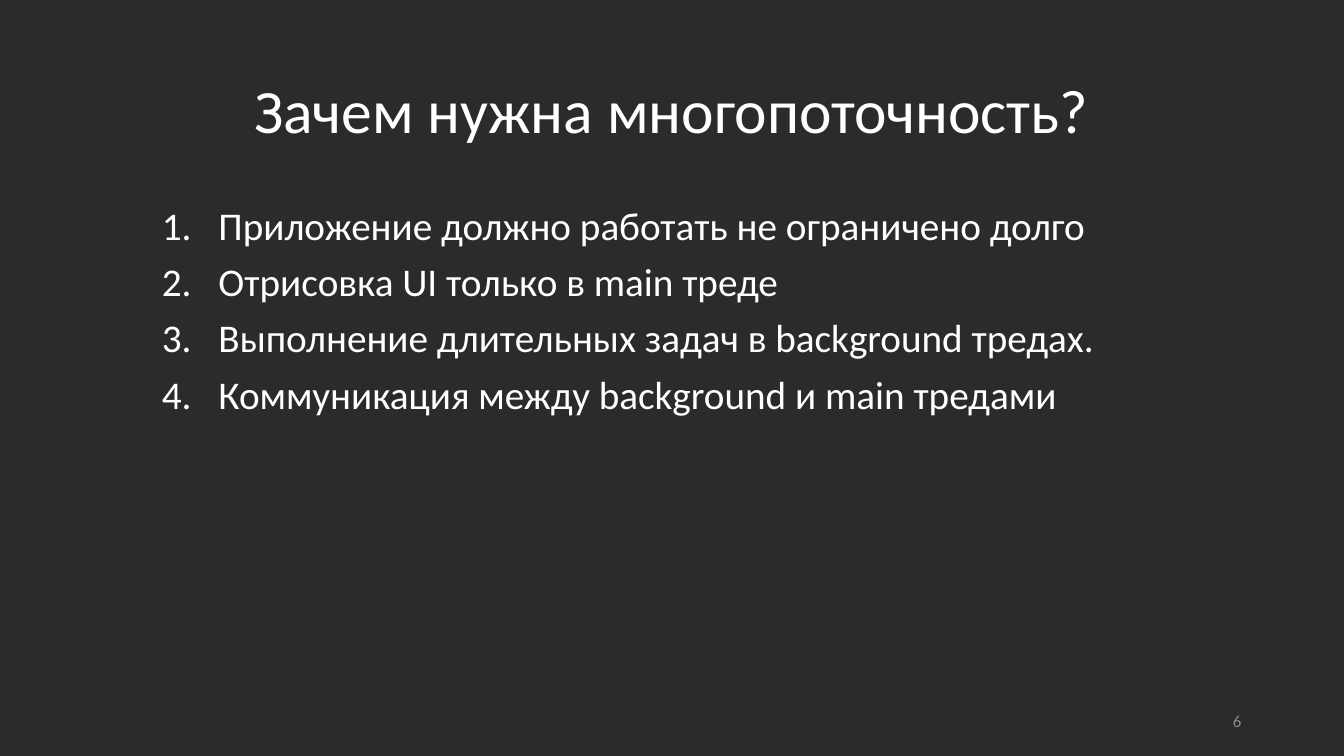
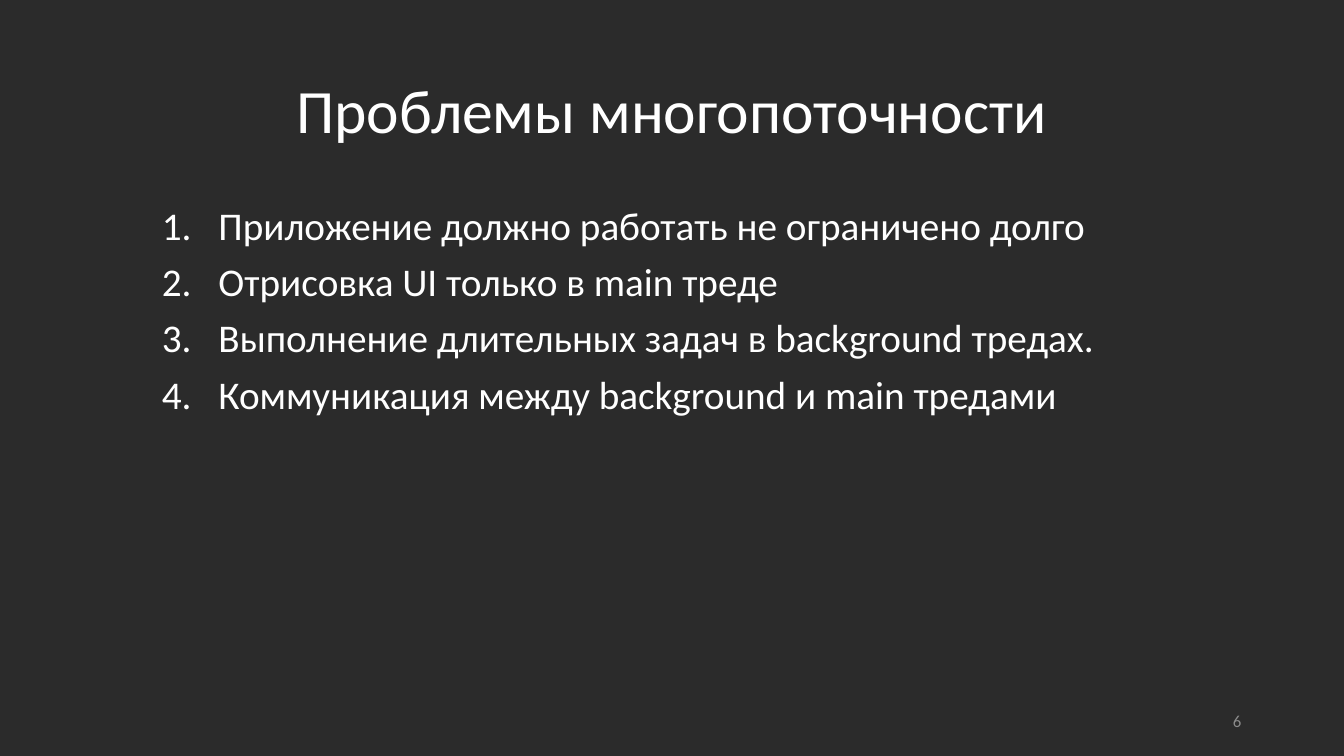
Before and after one commit to Andrey253/Multythread, a slide deck: slide 6 of Многопоточность.pptx. Drawn at 1344x756 pixels with LibreOffice and Linux fonts; fonts in the diff are those of the drawing. Boxes give left, top, right and bottom in pixels: in the first picture for what was removed or moved away, otherwise in the second. Text is boxed around its words. In the diff, an @@ line names an element or a change of style, - is before the commit and + after.

Commit message:
update presentation. change slide

```diff
--- a/Многопоточность.pptx
+++ b/Многопоточность.pptx
@@ title at (x1=296, y1=91, x2=1046, y2=143): text changed @@
-Зачем нужна многопоточность?
+Проблемы многопоточности
```
